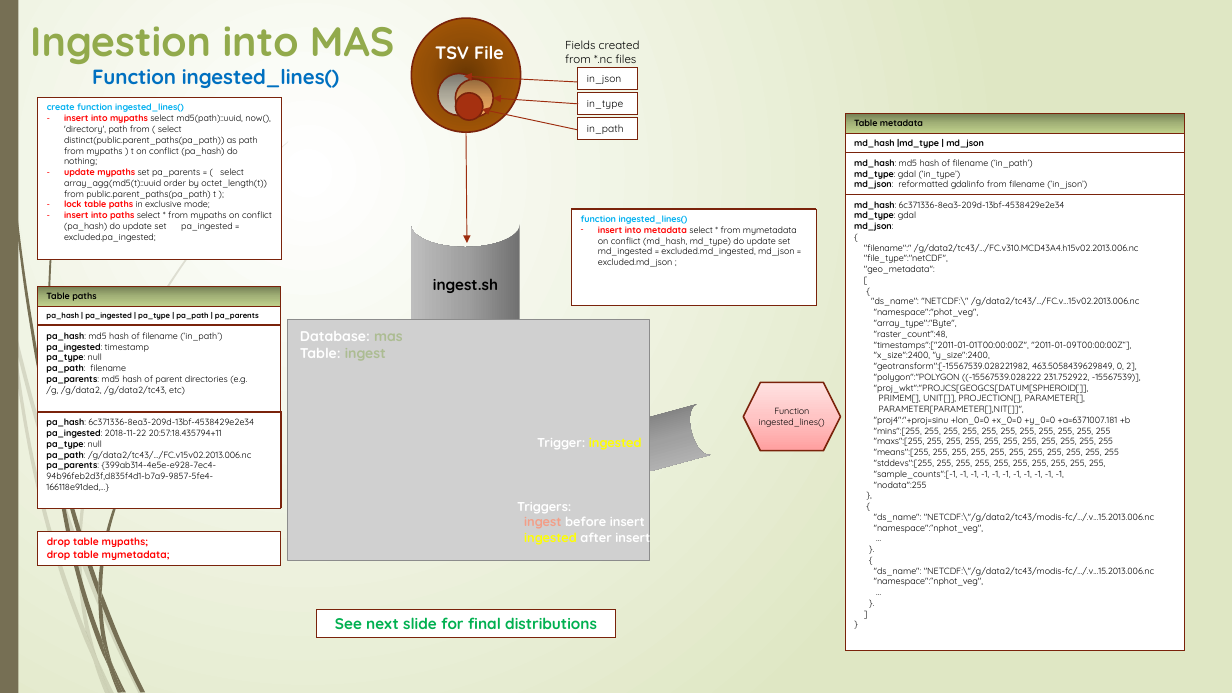
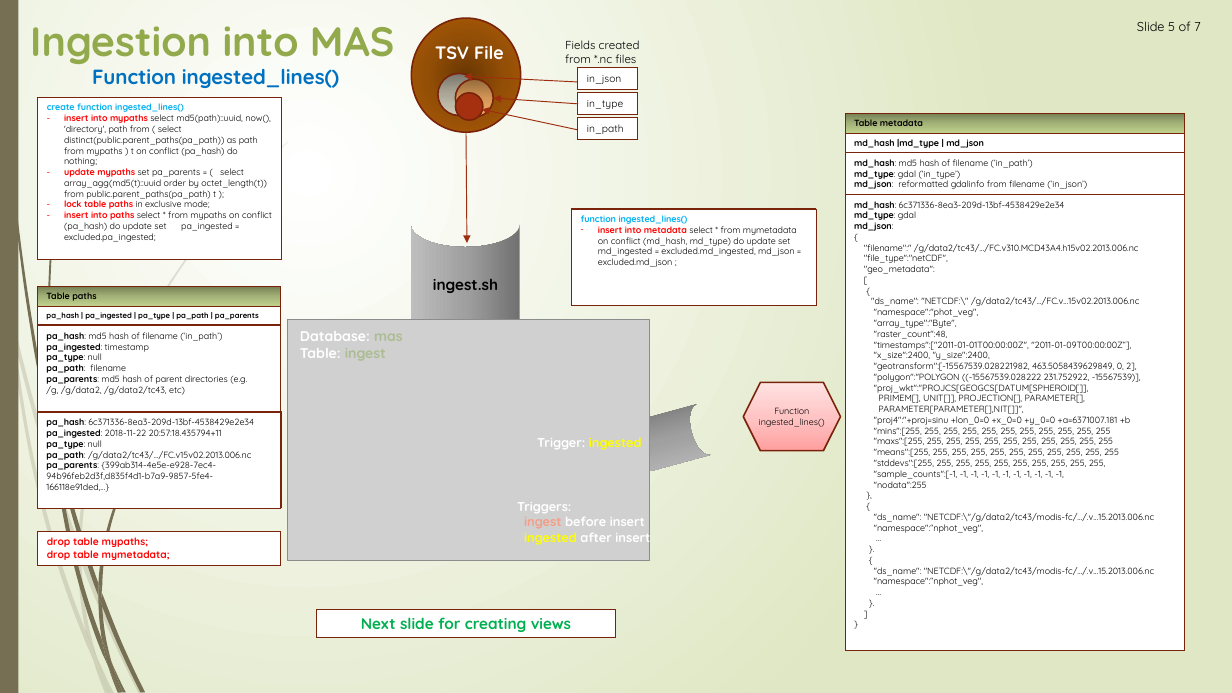
Before and after one commit to nci/gsky, a slide deck: slide 5 of crawl/GSKY_Crawl_MAS.pptx (slide 4 before the commit). Drawn at 1232x693 pixels with LibreOffice and Linux fonts; fonts in the diff are those of the drawing; grey boxes stand for pictures; background and template pictures are left out. Boxes give left, top, right and bottom in pixels: in the first picture for what was removed or moved away, otherwise in the second. Text is boxed around its words. In the diff, an @@ line names an element or a change of style, - is before the commit and + after.

```diff
--- a/crawl/GSKY_Crawl_MAS.pptx
+++ b/crawl/GSKY_Crawl_MAS.pptx
@@ text added at <box>1137,21,1201,31</box>, 10 pt, text #000000 @@
+Slide 5 of 7
@@ text in rectangle at <box>361,617,571,632</box>: text changed @@
-See next slide for final distributions
+Next slide for creating views
```
Also in this commit, not shown: 5 other slides changed, 1 slide added, 1 other file.
